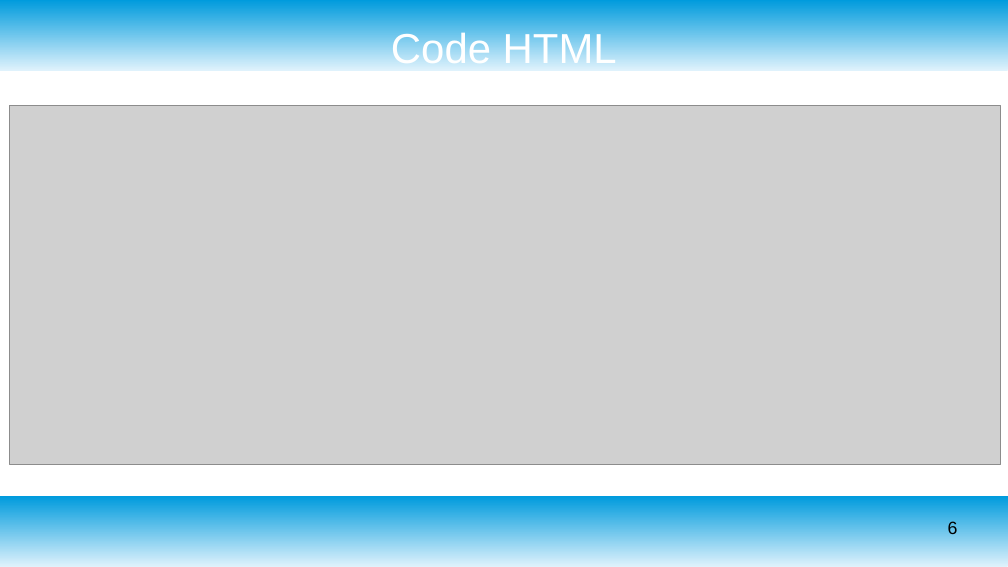
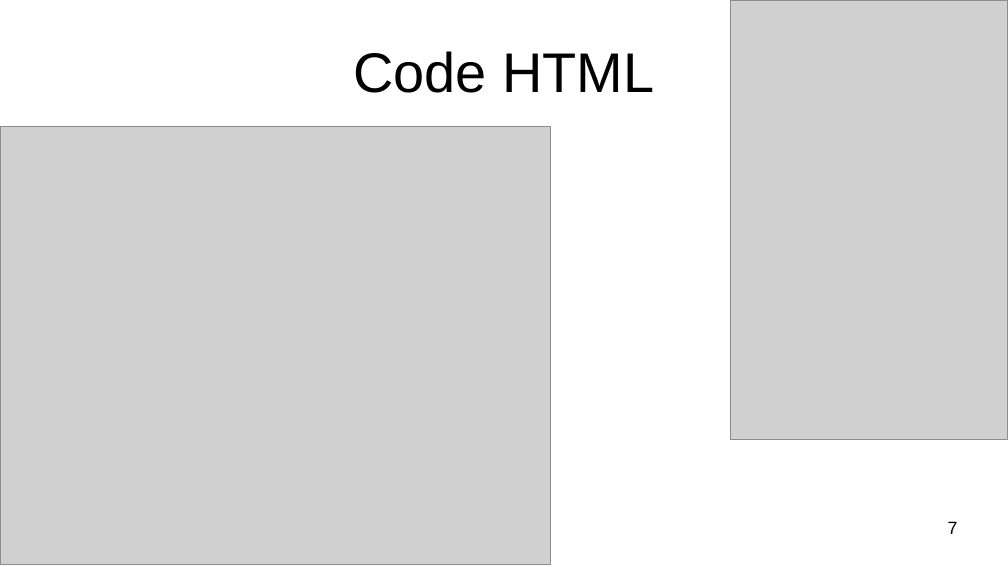
Before and after one commit to Quentin1232/quentinlecomte_3_07022022, a slide deck: slide 7 of Soutenance projet 3.odp (slide 6 before the commit). Drawn at 1008x567 pixels with LibreOffice and Linux fonts; fonts in the diff are those of the drawing; grey boxes stand for pictures. Boxes give left, top, right and bottom in pixels: in the first picture for what was removed or moved away, otherwise in the second. Text is boxed around its words. In the diff, an @@ line names an element or a change of style, - is before the commit and + after.

```diff
--- a/Soutenance projet 3.odp
+++ b/Soutenance projet 3.odp
@@ rectangle removed at bbox=[0, 0, 1008, 70] @@
@@ title "Code HTML" at bbox=[353, 51, 654, 93]: size 33 to 44 pt, text colour #FFFFFF to #000000 @@
@@ picture added at bbox=[731, 0, 1008, 439] @@
@@ picture: place and size @@
-picture at bbox=[10, 106, 1002, 465]
+picture at bbox=[0, 126, 551, 565]
@@ rectangle removed at bbox=[0, 497, 1008, 567] @@
@@ page number at bbox=[948, 521, 958, 534]: text changed @@
-6
+7
```
Also in this commit, not shown: 4 other slides changed, 7 slides added, 6 slides removed, 22 other files.
